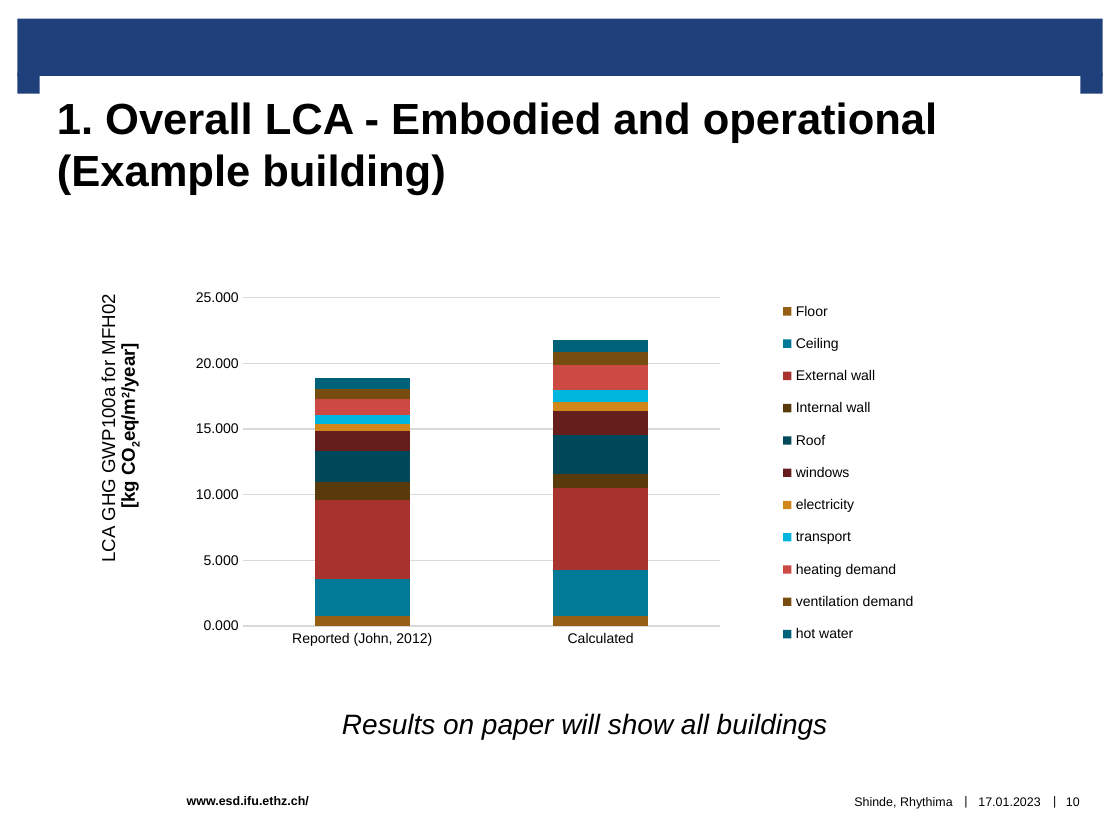
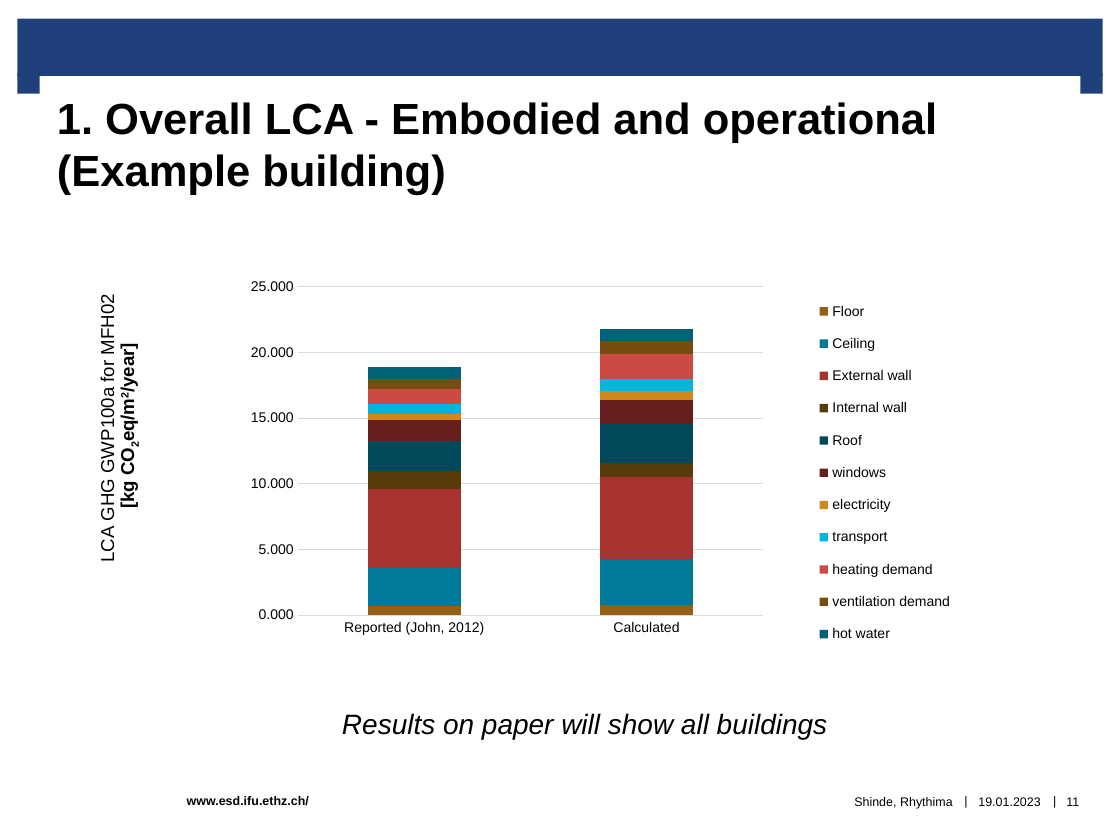
Before and after one commit to rhythimashinde/building-model, a slide deck: slide 11 of paper_SI_discussions/Discussion_paper.pptx (slide 10 before the commit). Drawn at 1120x840 pixels with LibreOffice and Linux fonts; fonts in the diff are those of the drawing; background and template pictures are left out. Boxes give left, top, right and bottom in pixels: in the first picture for what was removed or moved away, otherwise in the second. Text is boxed around its words. In the diff, an @@ line names an element or a change of style, - is before the commit and + after.

```diff
--- a/paper_SI_discussions/Discussion_paper.pptx
+++ b/paper_SI_discussions/Discussion_paper.pptx
@@ column stacked chart at <box>64,252,1030,669</box> @@
@@ plot area changed @@
@@ column stacked chart: place and size @@
-column stacked chart at <box>64,252,1056,669</box>
+column stacked chart at <box>64,252,1030,669</box>
@@ text at <box>978,797,1040,806</box>: text changed @@
-17.01.2023
+19.01.2023
@@ page number at <box>1066,797,1079,806</box>: text changed @@
-10
+11
```
Also in this commit, not shown: 35 other slides changed, 1 slide added, 16 other files.
